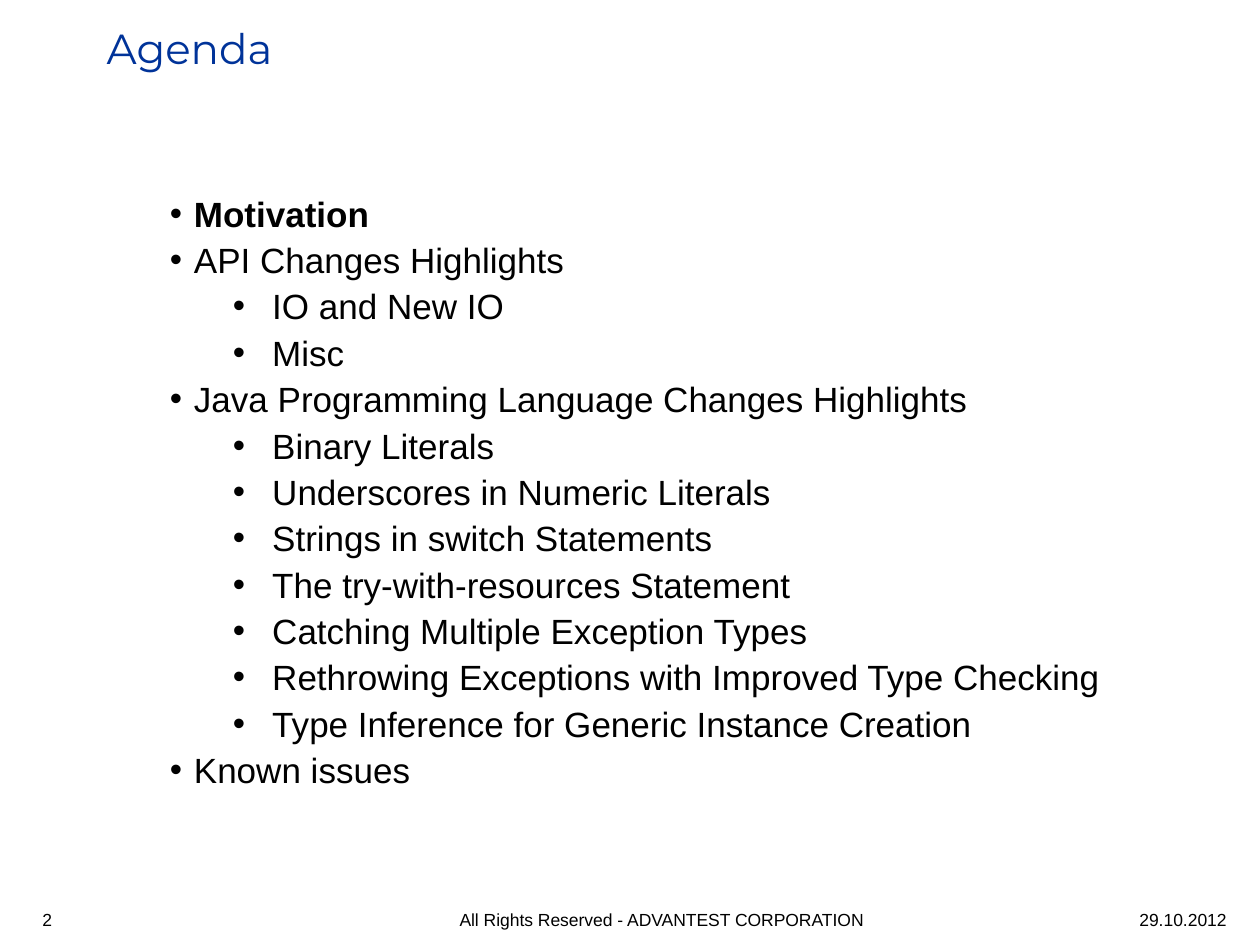
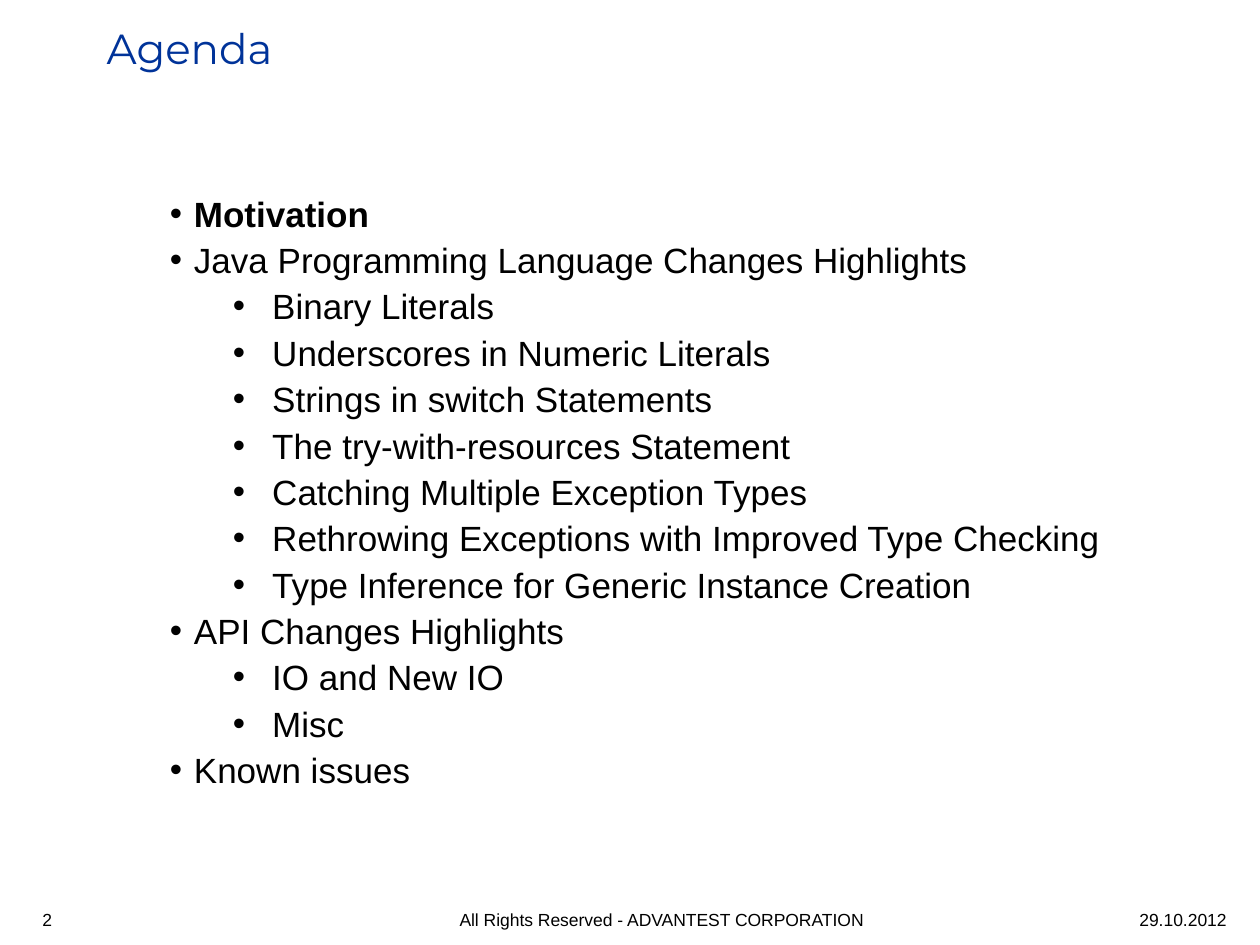
Before and after one commit to iloveeclipse/java7examples, a slide deck: slide 2 of doc/Java7_highlights.ppt. Drawn at 1260x945 pixels with LibreOffice and Linux fonts; fonts in the diff are those of the drawing; background and template pictures are left out. Boxes give left, top, right and bottom in pixels: in the first picture for what was removed or moved away, otherwise in the second. Text is boxed around its words. In the diff, an @@ line names an element or a change of style, - is before the commit and + after.

```diff
--- a/doc/Java7_highlights.ppt
+++ b/doc/Java7_highlights.ppt
@@ text at [194,247,564,367]: paragraphs removed @@
-• API Changes Highlights
-  • IO and New IO
-  • Misc
@@ text at [194,618,564,738]: paragraphs added @@
+• API Changes Highlights
+  • IO and New IO
+  • Misc
```
Also in this commit, not shown: 5 other slides changed, 2 slides added.
